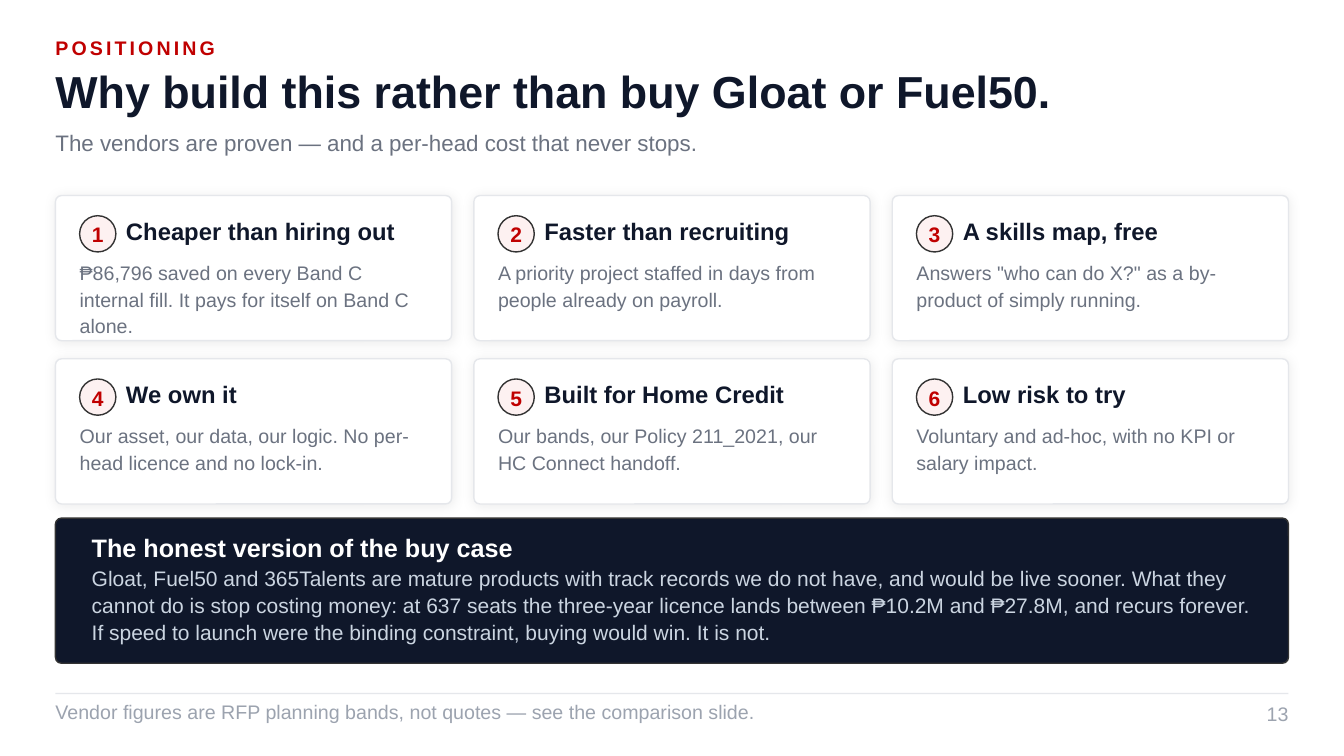
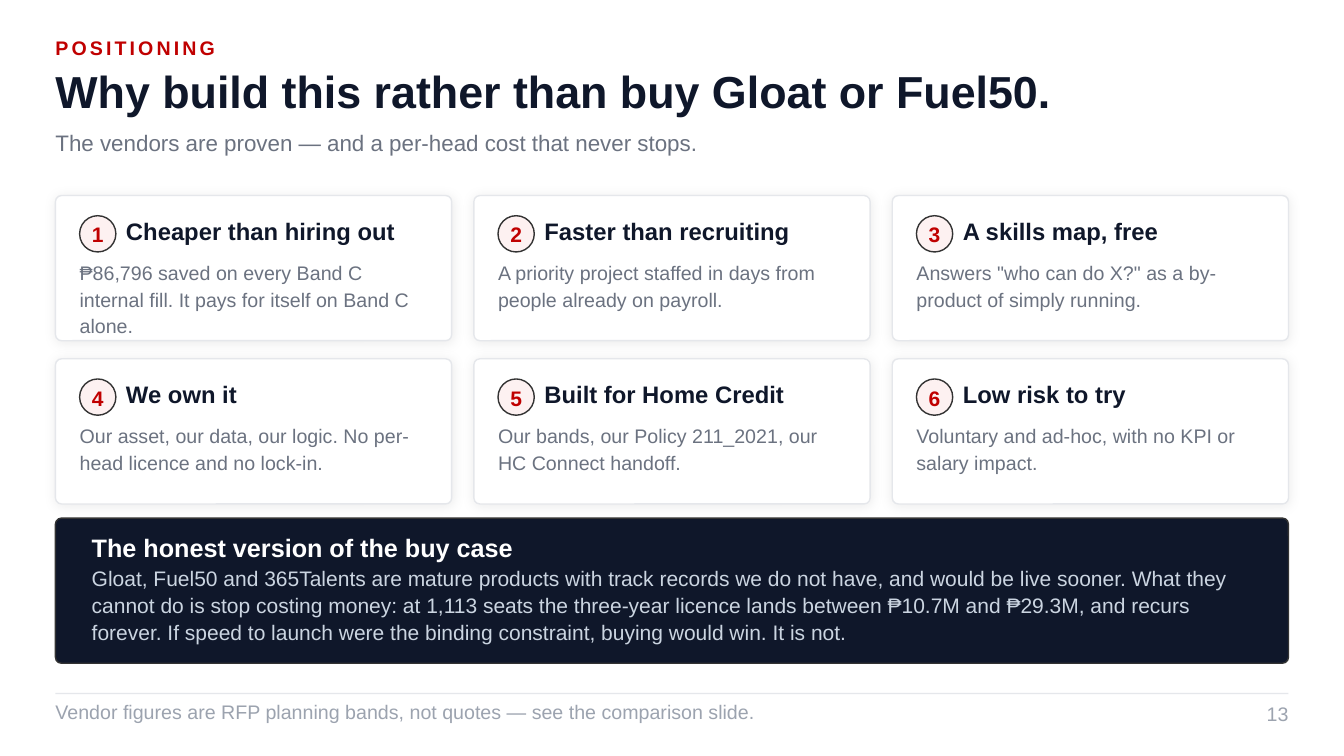
Before and after one commit to Ruffa06/Talent-Marketplace, a slide deck: slide 13 of docs/Growth_Talent_Marketplace_ALP.pptx. Drawn at 1344x756 pixels with LibreOffice and Linux fonts; fonts in the diff are those of the drawing. Boxes give left, top, right and bottom in pixels: in the first picture for what was removed or moved away, otherwise in the second. Text is boxed around its words. In the diff, an @@ line names an element or a change of style, - is before the commit and + after.

```diff
--- a/docs/Growth_Talent_Marketplace_ALP.pptx
+++ b/docs/Growth_Talent_Marketplace_ALP.pptx
@@ text at box(92, 570, 1227, 644): text changed @@
-Gloat, Fuel50 and 365Talents are mature products with track records we do not have, and would be live sooner. What they cannot do is stop costing money: at 637 seats the three-year licence lands between ₱10.2M and ₱27.8M, and recurs forever. If speed to launch were the binding constraint, buying would win. It is not.
+Gloat, Fuel50 and 365Talents are mature products with track records we do not have, and would be live sooner. What they cannot do is stop costing money: at 1,113 seats the three-year licence lands between ₱10.7M and ₱29.3M, and recurs forever. If speed to launch were the binding constraint, buying would win. It is not.
```
Also in this commit, not shown: 12 other slides changed, 1 slide added, 5 other files.
